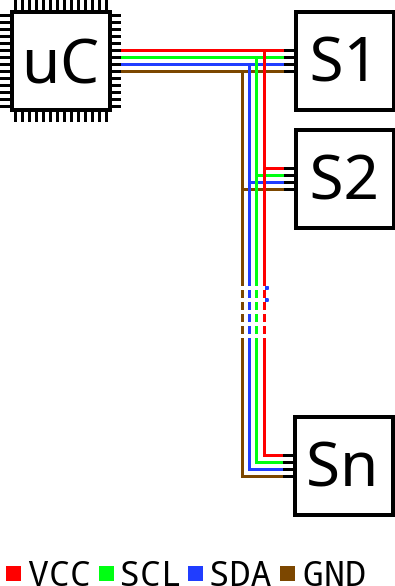
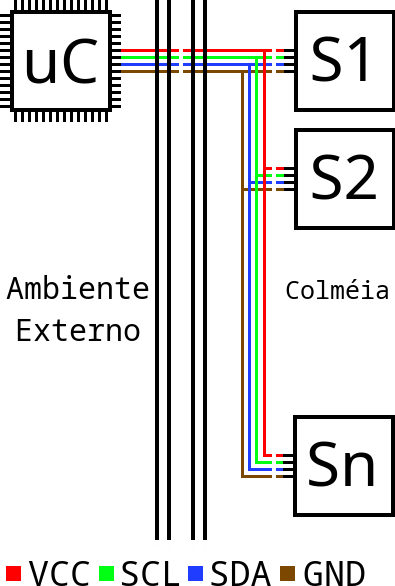
Layer changes from the first 395 × 586 image to the second:
added layer "sep" above "guia" over [155,0,207,546]
hid "guia" over [265,286,269,302]
added layer "Colméia" in group "Legenda #1" over [286,279,388,299]
added layer "Ambiente Externo" in group "Legenda #1" over [6,275,149,341]
painted on "VCC" over [155,49,276,457]
painted on "SCL" over [155,56,276,464]
painted on "SDA" over [155,63,276,471]
painted on "GND" over [155,70,276,478]
